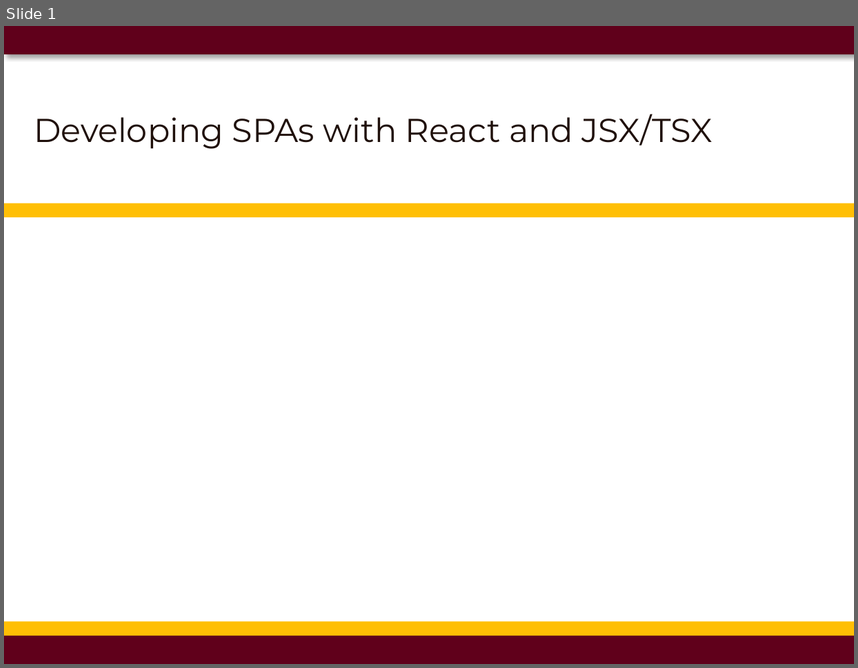
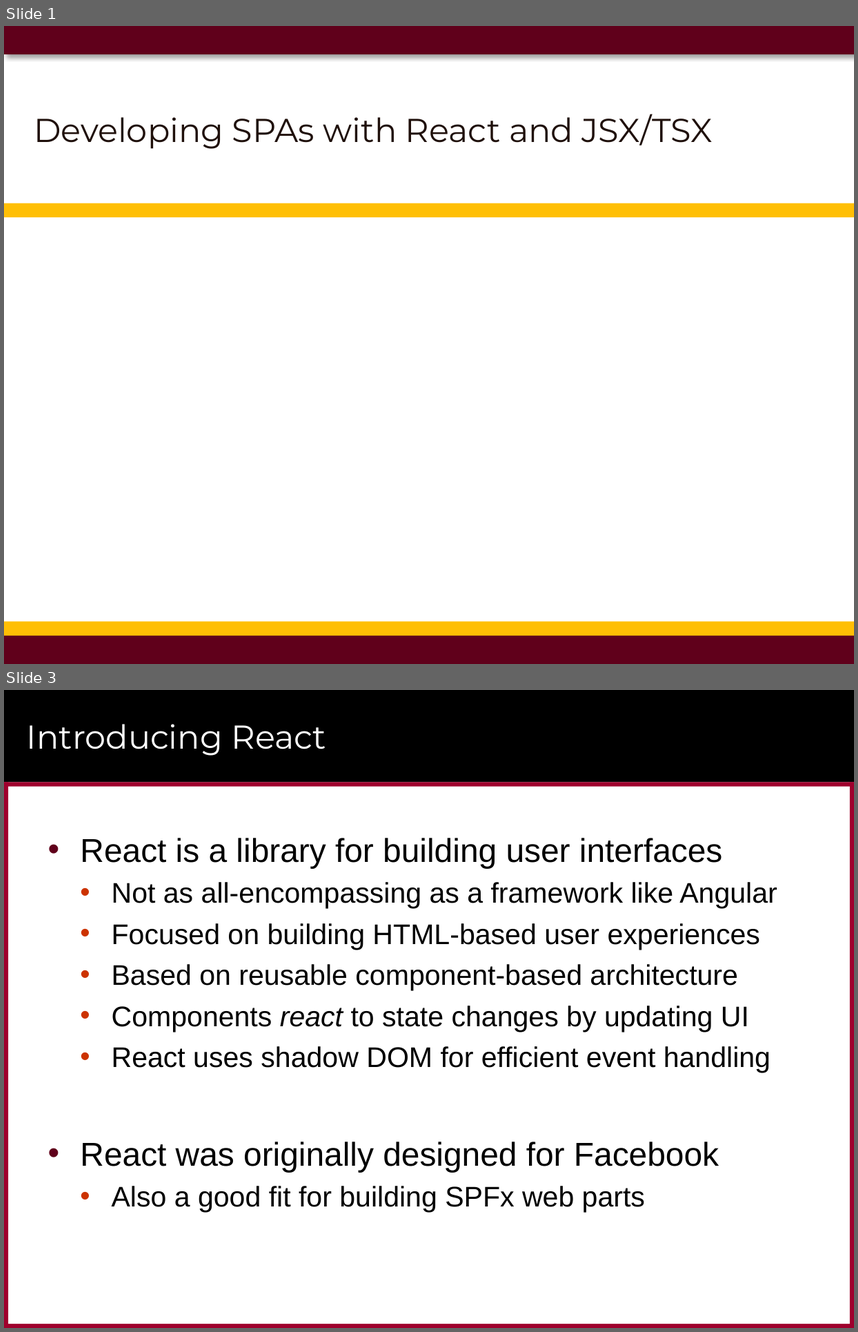
Before and after one commit to CriticalPathTraining/MSD365_Courseware, a slide deck: 03 React.pptx. Shown one above the other, each under a label of ours: slide 1 before the commit, slides 1 and 3 after it; the slides between them are not shown. The pictures are 858x668 and 858x1332 pixels, drawn with LibreOffice and Linux fonts; fonts in the diff are those of the drawing; background and template pictures are left out. Boxes give left, top, right and bottom in pixels: in the first picture for what was removed or moved away, otherwise in the second. Text is boxed around its words. In the diff, an @@ line names an element or a change of style, - is before the commit and + after.

```diff
--- a/03 React.pptx
+++ b/03 React.pptx
@@ slide 3 added at (4, 690, 854, 1328), background #FFFFFF @@
@@ rectangle added at (4, 690, 854, 782), fill #000000 @@
@@ title added at (27, 724, 326, 756), 28 pt, text #FFFFFF @@
+Introducing React
@@ rectangle added at (4, 782, 854, 786), fill #9F002D @@
@@ rectangle added at (4, 782, 8, 1328), fill #9F002D @@
@@ rectangle added at (850, 782, 854, 1328), fill #9F002D @@
@@ text added at (80, 838, 777, 1212), 24 pt, text #000000 @@
+• React is a library for building user interfaces
+  • Not as all-encompassing as a framework like Angular
+  • Focused on building HTML-based user experiences
+  • Based on reusable component-based architecture
+  • Components react to state changes by updating UI
+  • React uses shadow DOM for efficient event handling
+• React was originally designed for Facebook
+  • Also a good fit for building SPFx web parts
@@ rectangle added at (805, 1283, 838, 1314), fill #FFFFFF at 75% opacity @@
@@ rectangle added at (4, 1323, 854, 1328), fill #9F002D @@
```
Also in this commit, not shown: 1 slide changed, 28 other slides added, 3 slides removed, 19 other files.
